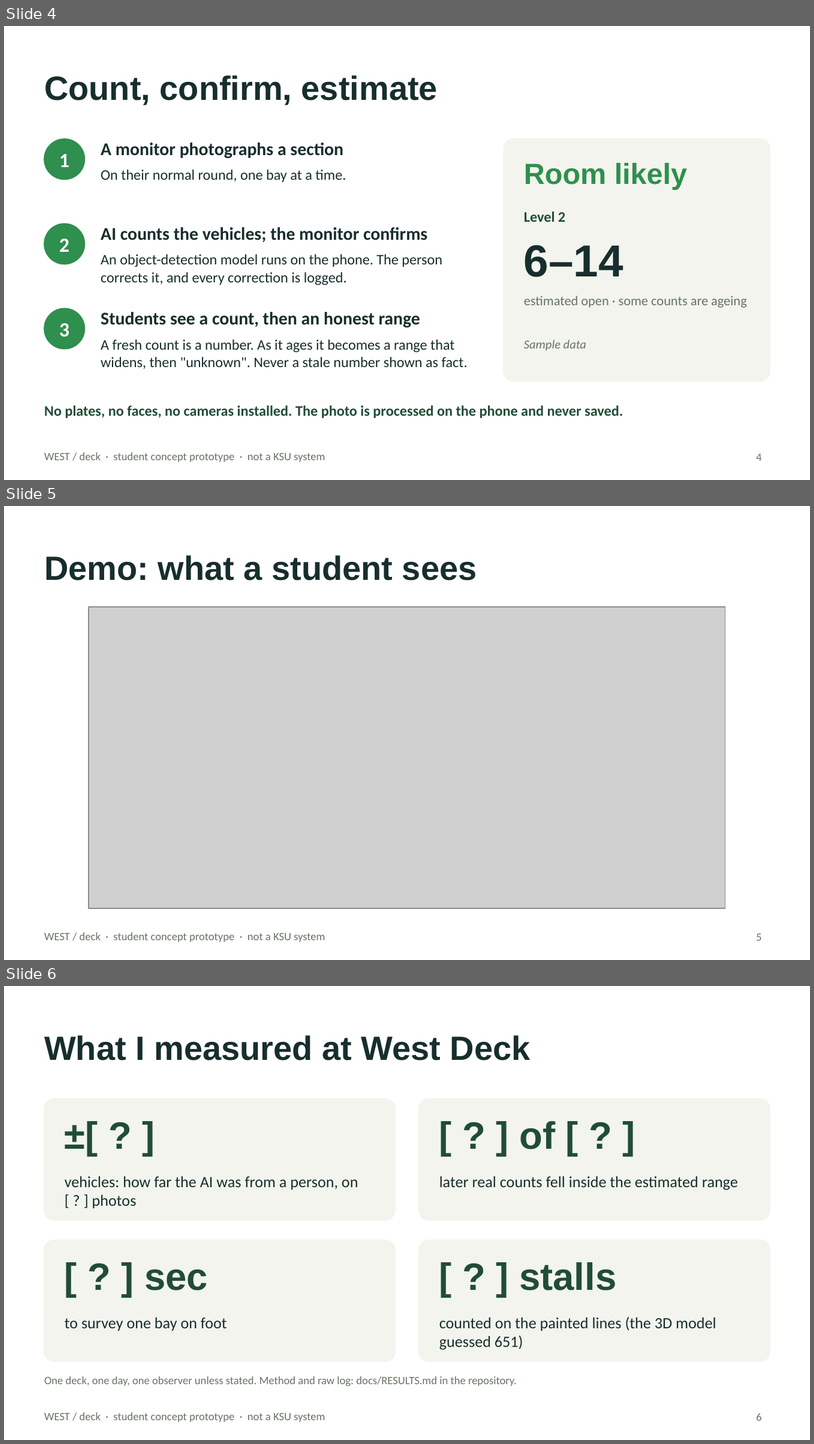
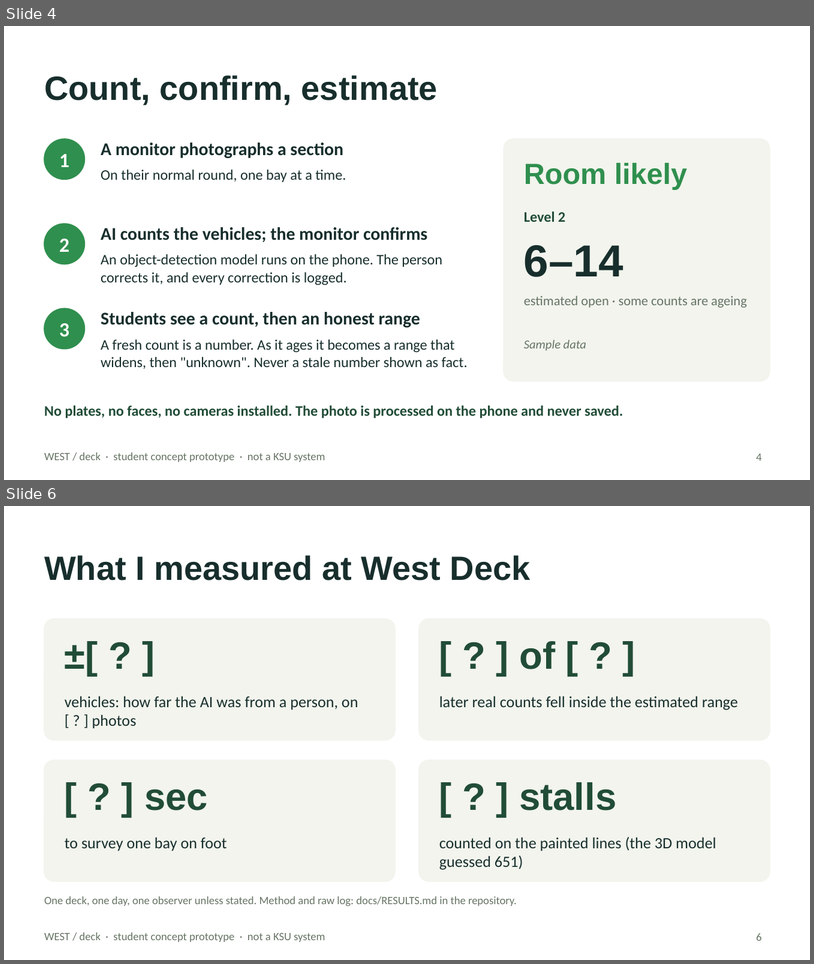
Before and after one commit to boots59/park.ai, a slide deck: submission/WEST-deck-pitch-DRAFT.pptx. Shown one above the other, each under a label of ours: slides 4, 5 and 6 before the commit, slides 4 and 6 after it; the slides between them are not shown. The pictures are 814x1444 and 814x964 pixels, drawn with LibreOffice and Linux fonts; fonts in the diff are those of the drawing; grey boxes stand for pictures. Boxes give left, top, right and bottom in pixels: in the first picture for what was removed or moved away, otherwise in the second. Text is boxed around its words. In the diff, an @@ line names an element or a change of style, - is before the commit and + after.

```diff
--- a/submission/WEST-deck-pitch-DRAFT.pptx
+++ b/submission/WEST-deck-pitch-DRAFT.pptx
@@ slide 5 removed at [4,506,810,960], background #FFFFFF; not listed: 1 template element that a slide beside it also shows @@
@@ title removed at [44,555,477,580] @@
-Demo: what a student sees
@@ picture removed at [89,607,726,909] @@
@@ page number removed at [756,933,762,940] @@
-5
```
Also in this commit, not shown: 1 slide changed, 1 slide added, 1 other file.
